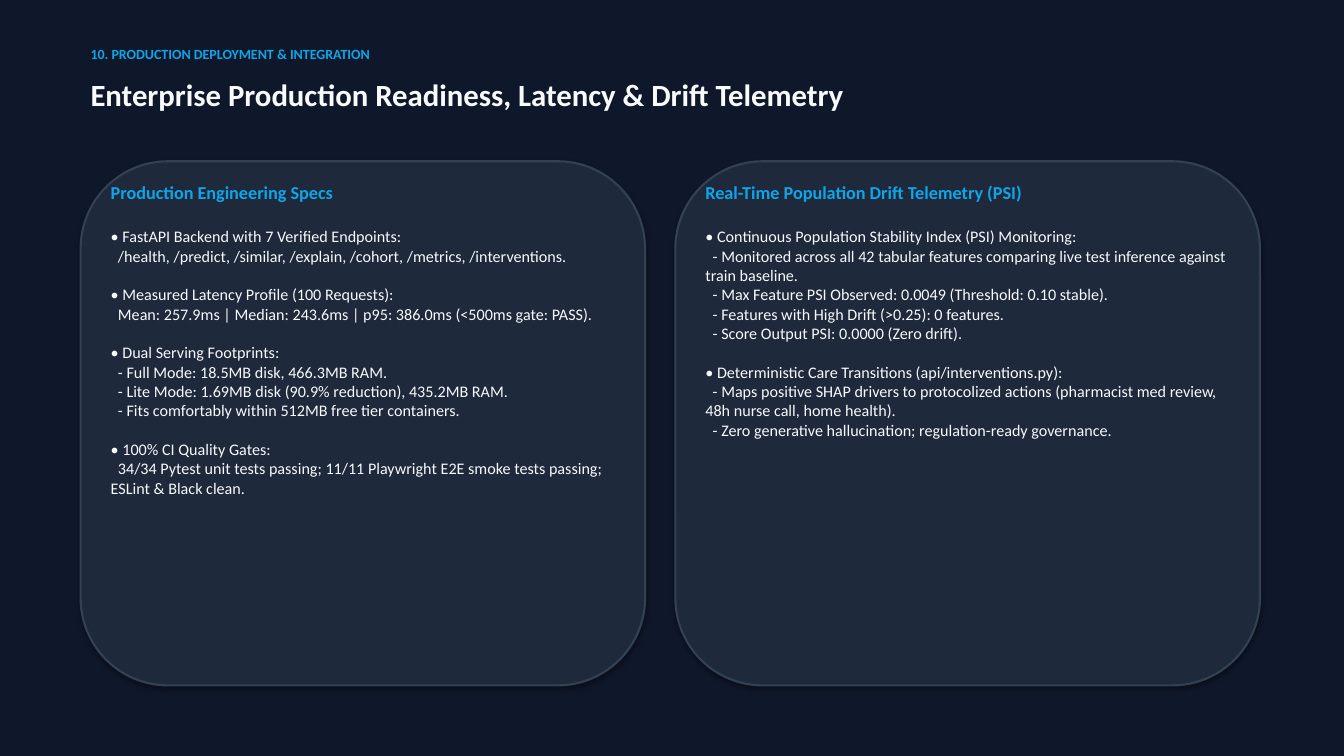
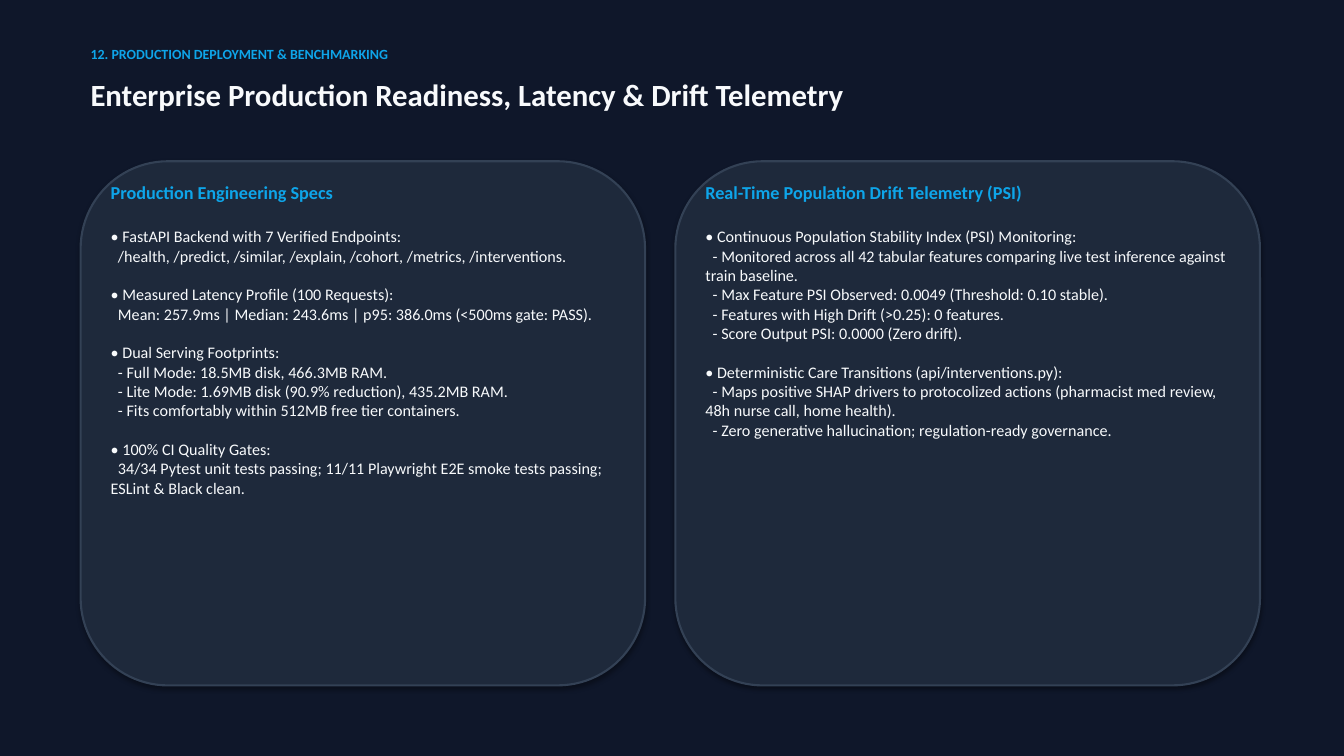
Before and after one commit to Tribhuwansingh2023/ReadmitIQ, a slide deck: slide 15 of docs/presentation/ReadmitIQ_deck.pptx (slide 11 before the commit). Drawn at 1344x756 pixels with LibreOffice and Linux fonts; fonts in the diff are those of the drawing. Boxes give left, top, right and bottom in pixels: in the first picture for what was removed or moved away, otherwise in the second. Text is boxed around its words. In the diff, an @@ line names an element or a change of style, - is before the commit and + after.

```diff
--- a/docs/presentation/ReadmitIQ_deck.pptx
+++ b/docs/presentation/ReadmitIQ_deck.pptx
@@ text at (x1=91, y1=50, x2=388, y2=59): text changed @@
-10. PRODUCTION DEPLOYMENT & INTEGRATION
+12. PRODUCTION DEPLOYMENT & BENCHMARKING
```
Also in this commit, not shown: 3 other slides changed, 5 slides added, 1 slide removed, 53 other files.
